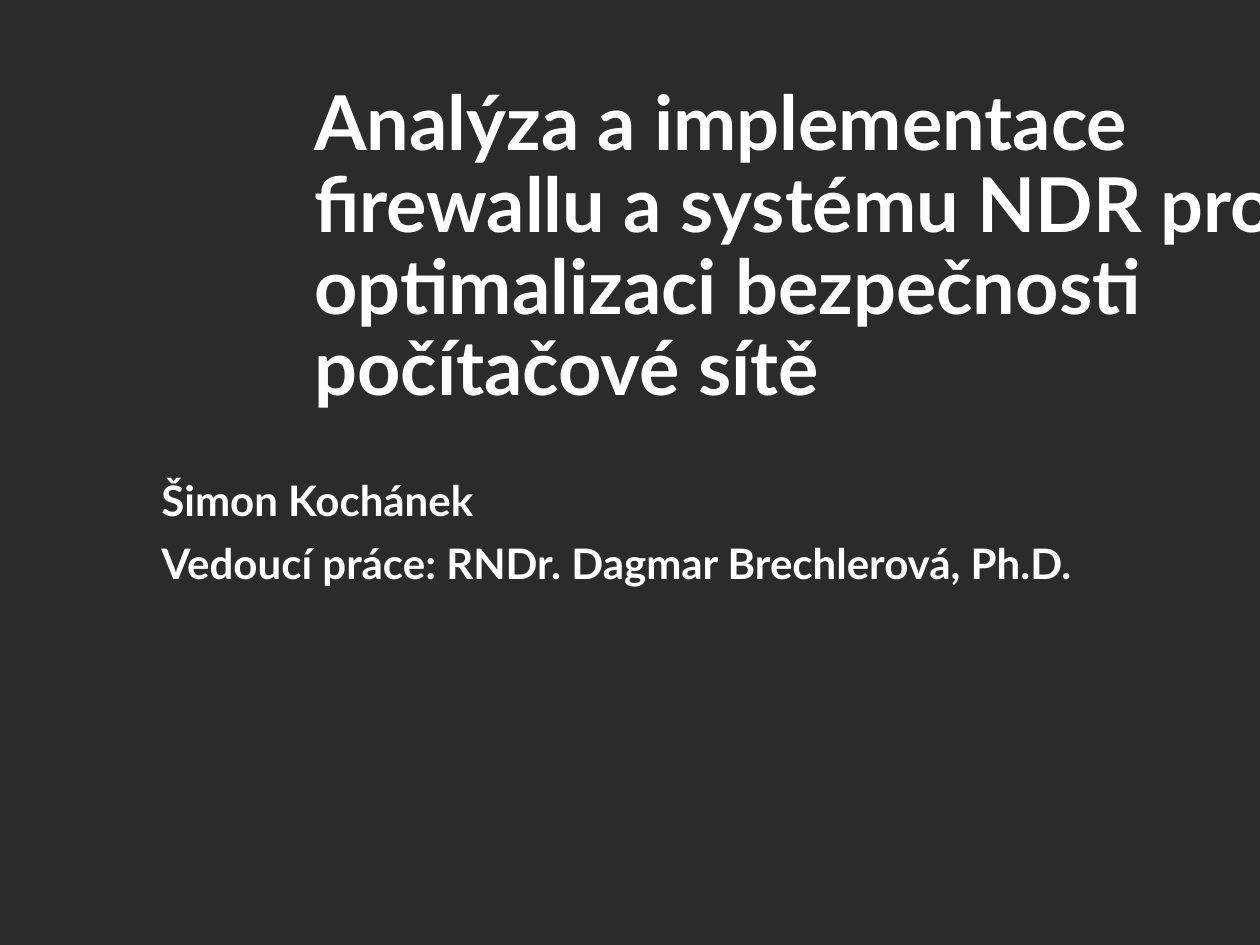
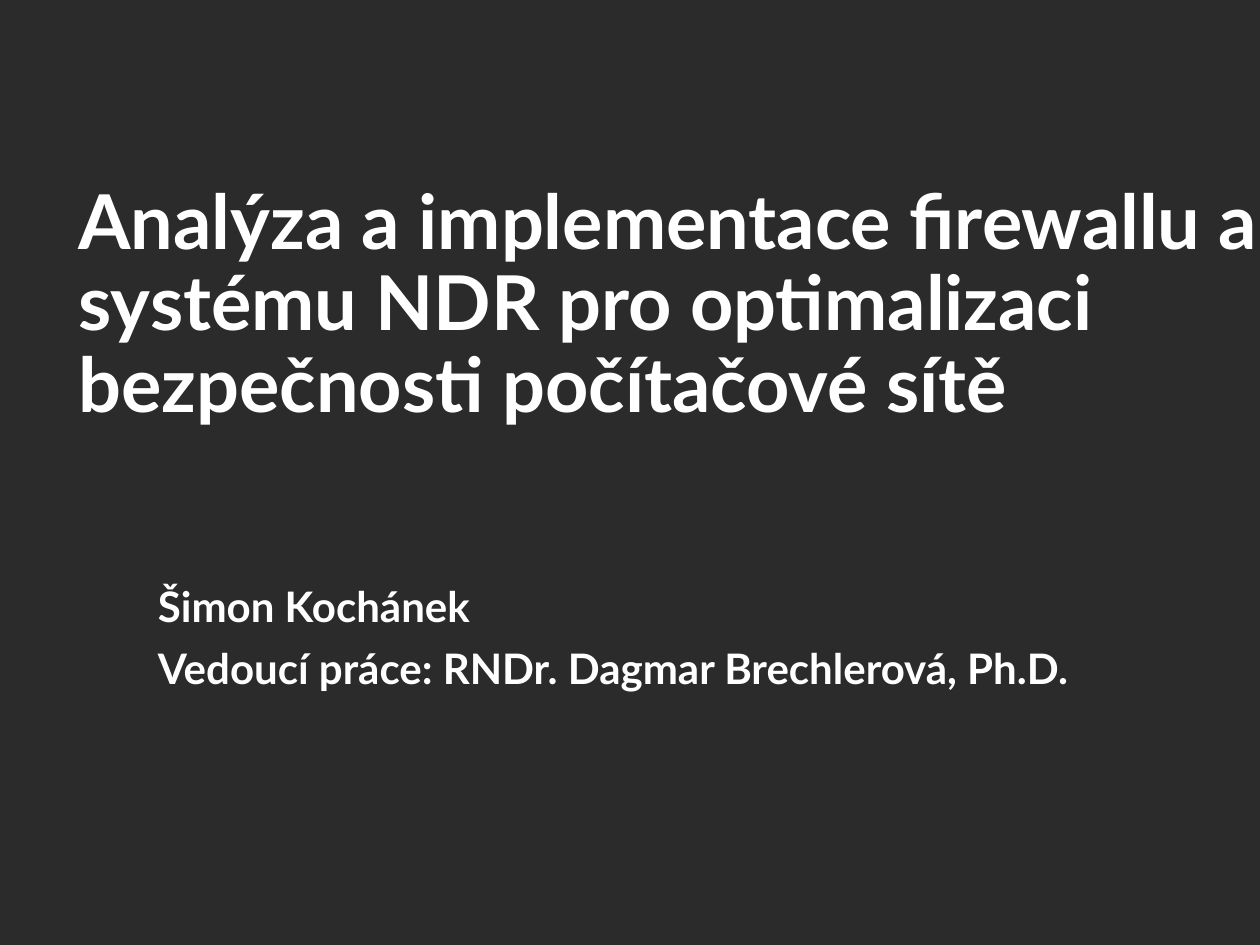
Before and after one commit to zimice/pr5_ndr, a slide deck: slide 1 of kochanek_ndr_prezentace.pptx. Drawn at 1260x945 pixels with LibreOffice and Linux fonts; fonts in the diff are those of the drawing; background and template pictures are left out; a plain dark background stands for a picture behind light text. Boxes give left, top, right and bottom in pixels: in the first picture for what was removed or moved away, otherwise in the second. Text is boxed around its words. In the diff, an @@ line names an element or a change of style, - is before the commit and + after.

```diff
--- a/kochanek_ndr_prezentace.pptx
+++ b/kochanek_ndr_prezentace.pptx
@@ title "Analýza a implementace firewallu a ..." rewrapped from <box>314,94,1260,408</box> to <box>79,192,1257,425</box> @@
@@ subtitle "Šimon Kochánek": place and size @@
-subtitle "Šimon Kochánek" at <box>161,480,1072,587</box>
+subtitle "Šimon Kochánek" at <box>158,586,1068,692</box>
```
Also in this commit, not shown: 6 other slides changed, 2 slides added, 1 slide removed, 2 other files.
